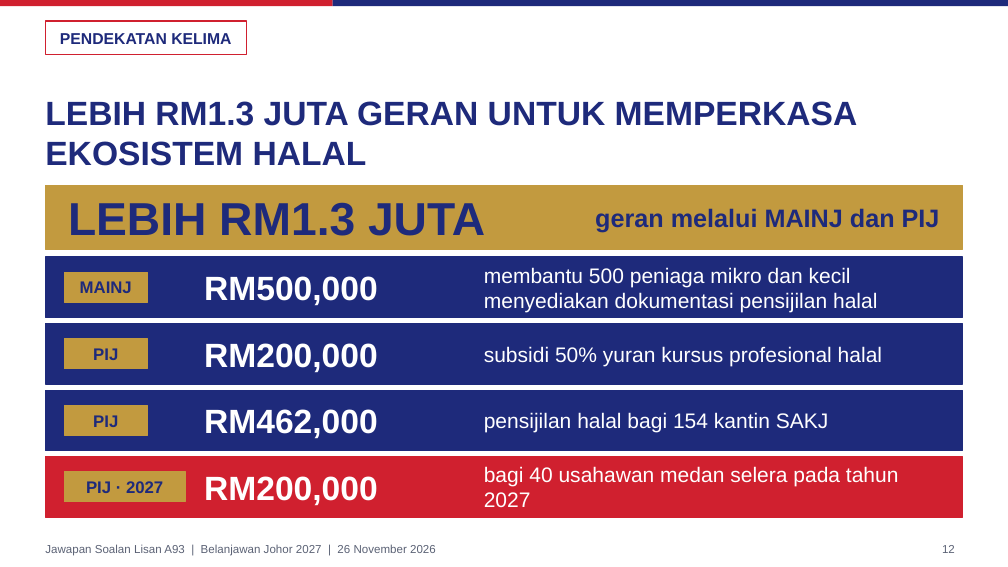
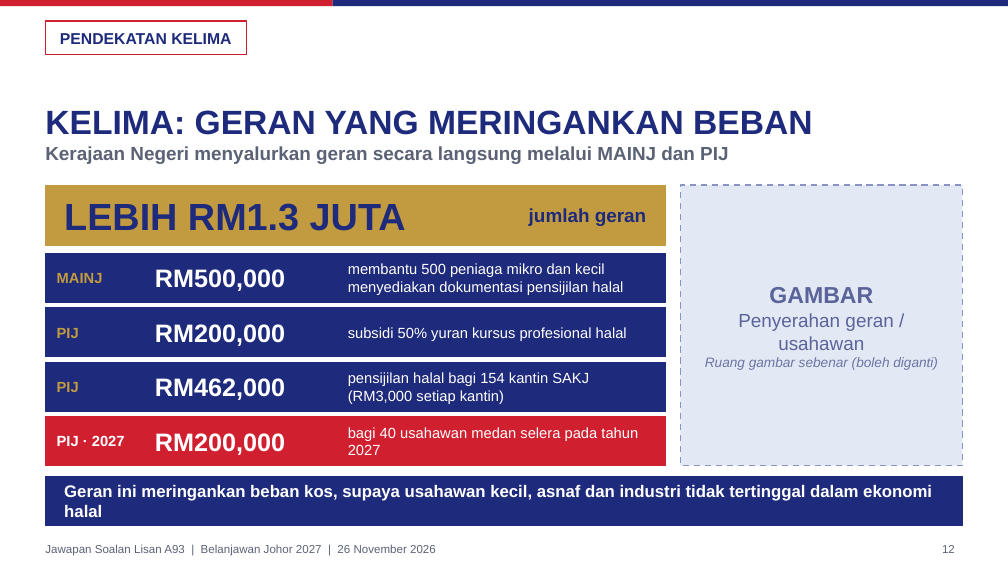
Before and after one commit to nawaljoe/Nawal, a slide deck: slide 12 of slides/A93_Halal_Johor_16x9.pptx. Drawn at 1008x567 pixels with LibreOffice and Linux fonts; fonts in the diff are those of the drawing; background and template pictures are left out. Boxes give left, top, right and bottom in pixels: in the first picture for what was removed or moved away, otherwise in the second. Text is boxed around its words. In the diff, an @@ line names an element or a change of style, - is before the commit and + after.

```diff
--- a/slides/A93_Halal_Johor_16x9.pptx
+++ b/slides/A93_Halal_Johor_16x9.pptx
@@ title at bbox=[45, 110, 812, 164]: text changed; size 32 to 18 pt; text colour #1E2A7B to #5B6275 @@
-LEBIH RM1.3 JUTA GERAN UNTUK MEMPERKASA EKOSISTEM HALAL
+KELIMA: GERAN YANG MERINGANKAN BEBAN
+Kerajaan Negeri menyalurkan geran secara langsung melalui MAINJ dan PIJ
@@ rectangle: place and size @@
-rectangle at bbox=[45, 185, 963, 250]
+rectangle at bbox=[45, 185, 665, 246]
@@ text "LEBIH RM1.3 JUTA" at bbox=[64, 203, 406, 231]: size 44 to 36 pt @@
@@ text at bbox=[529, 208, 646, 226]: text changed; size 24 to 18 pt @@
-geran melalui MAINJ dan PIJ
+jumlah geran
@@ rectangle: place and size @@
-rectangle at bbox=[64, 472, 185, 502]
+rectangle at bbox=[681, 185, 963, 466]
@@ rectangle at bbox=[681, 185, 963, 466]: fill #C29A3F to #E3E8F5; outline #C29A3F 1 pt to #8A94C4 1.5 pt dashed @@
@@ rectangle: place and size @@
-rectangle at bbox=[45, 257, 963, 318]
+rectangle at bbox=[45, 253, 665, 302]
@@ text "MAINJ": place and size @@
-text "MAINJ" at bbox=[80, 281, 132, 293]
+text "MAINJ" at bbox=[57, 273, 103, 283]
@@ text "RM500,000": place and size @@
-text "RM500,000" at bbox=[204, 276, 378, 306]
+text "RM500,000" at bbox=[155, 269, 285, 291]
@@ text "membantu 500 peniaga mikro dan ...": place and size @@
-text "membantu 500 peniaga mikro dan ..." at bbox=[484, 267, 877, 312]
+text "membantu 500 peniaga mikro dan ..." at bbox=[348, 263, 623, 295]
@@ rectangle removed at bbox=[64, 272, 147, 302] @@
@@ text added at bbox=[705, 287, 938, 370], 13 pt, text #6B74A3, italic @@
+GAMBAR
+Penyerahan geran / usahawan
+Ruang gambar sebenar (boleh diganti)
@@ rectangle: place and size @@
-rectangle at bbox=[45, 324, 963, 384]
+rectangle at bbox=[45, 308, 665, 357]
@@ text "PIJ": place and size @@
-text "PIJ" at bbox=[93, 348, 118, 360]
+text "PIJ" at bbox=[57, 328, 79, 338]
@@ text "RM200,000": place and size @@
-text "RM200,000" at bbox=[204, 343, 378, 373]
+text "RM200,000" at bbox=[155, 324, 285, 346]
@@ text "subsidi 50% yuran kursus profesional ...": place and size @@
-text "subsidi 50% yuran kursus profesional ..." at bbox=[484, 346, 882, 366]
+text "subsidi 50% yuran kursus profesional ..." at bbox=[348, 327, 627, 341]
@@ rectangle removed at bbox=[64, 339, 147, 369] @@
@@ rectangle added at bbox=[45, 362, 665, 411], fill #1E2A7B, outline #1E2A7B 1 pt @@
@@ size 16 to 14 pt, text colour #1E2A7B to #C29A3F; alignment centre to left in 3 elements at bbox=[57, 273, 103, 283], bbox=[57, 328, 79, 338], bbox=[57, 382, 79, 392] @@
@@ text "PIJ": place and size @@
-text "PIJ" at bbox=[93, 415, 118, 427]
+text "PIJ" at bbox=[57, 382, 79, 392]
@@ text "RM462,000": place and size @@
-text "RM462,000" at bbox=[204, 409, 378, 439]
+text "RM462,000" at bbox=[155, 378, 285, 400]
@@ text at bbox=[348, 372, 589, 404]: text changed; size 20 to 14 pt @@
-pensijilan halal bagi 154 kantin SAKJ
+pensijilan halal bagi 154 kantin SAKJ (RM3,000 setiap kantin)
@@ rectangle added at bbox=[45, 417, 665, 466], fill #D0202F, outline #D0202F 1 pt @@
@@ text "PIJ · 2027": place and size @@
-text "PIJ · 2027" at bbox=[86, 481, 163, 493]
+text "PIJ · 2027" at bbox=[57, 435, 125, 446]
@@ text "PIJ · 2027" at bbox=[57, 435, 125, 446]: size 16 to 14 pt, text colour #1E2A7B to #FFFFFF; alignment centre to left @@
@@ rectangle removed at bbox=[64, 405, 147, 436] @@
@@ size 32 to 24 pt in 4 elements at bbox=[155, 269, 285, 291], bbox=[155, 324, 285, 346], bbox=[155, 378, 285, 400], bbox=[155, 433, 285, 455] @@
@@ text "RM200,000": place and size @@
-text "RM200,000" at bbox=[204, 476, 378, 506]
+text "RM200,000" at bbox=[155, 433, 285, 455]
@@ size 20 to 14 pt in 3 elements at bbox=[348, 263, 623, 295], bbox=[348, 327, 627, 341], bbox=[348, 427, 638, 455] @@
@@ text "bagi 40 usahawan medan selera ...": place and size @@
-text "bagi 40 usahawan medan selera ..." at bbox=[484, 466, 899, 507]
+text "bagi 40 usahawan medan selera ..." at bbox=[348, 427, 638, 455]
@@ rectangle: place and size @@
-rectangle at bbox=[45, 390, 963, 451]
+rectangle at bbox=[45, 476, 963, 526]
@@ rectangle removed at bbox=[45, 457, 963, 517] @@
@@ text added at bbox=[64, 485, 932, 517], 16 pt, text #FFFFFF, bold @@
+Geran ini meringankan beban kos, supaya usahawan kecil, asnaf dan industri tidak tertinggal dalam ekonomi halal
```
Also in this commit, not shown: 4 other files.
